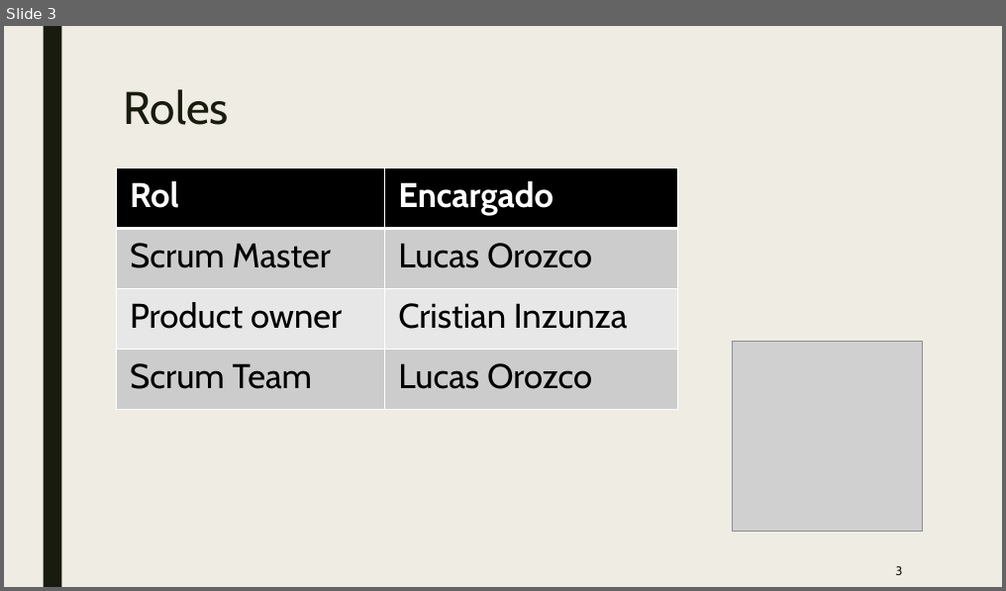
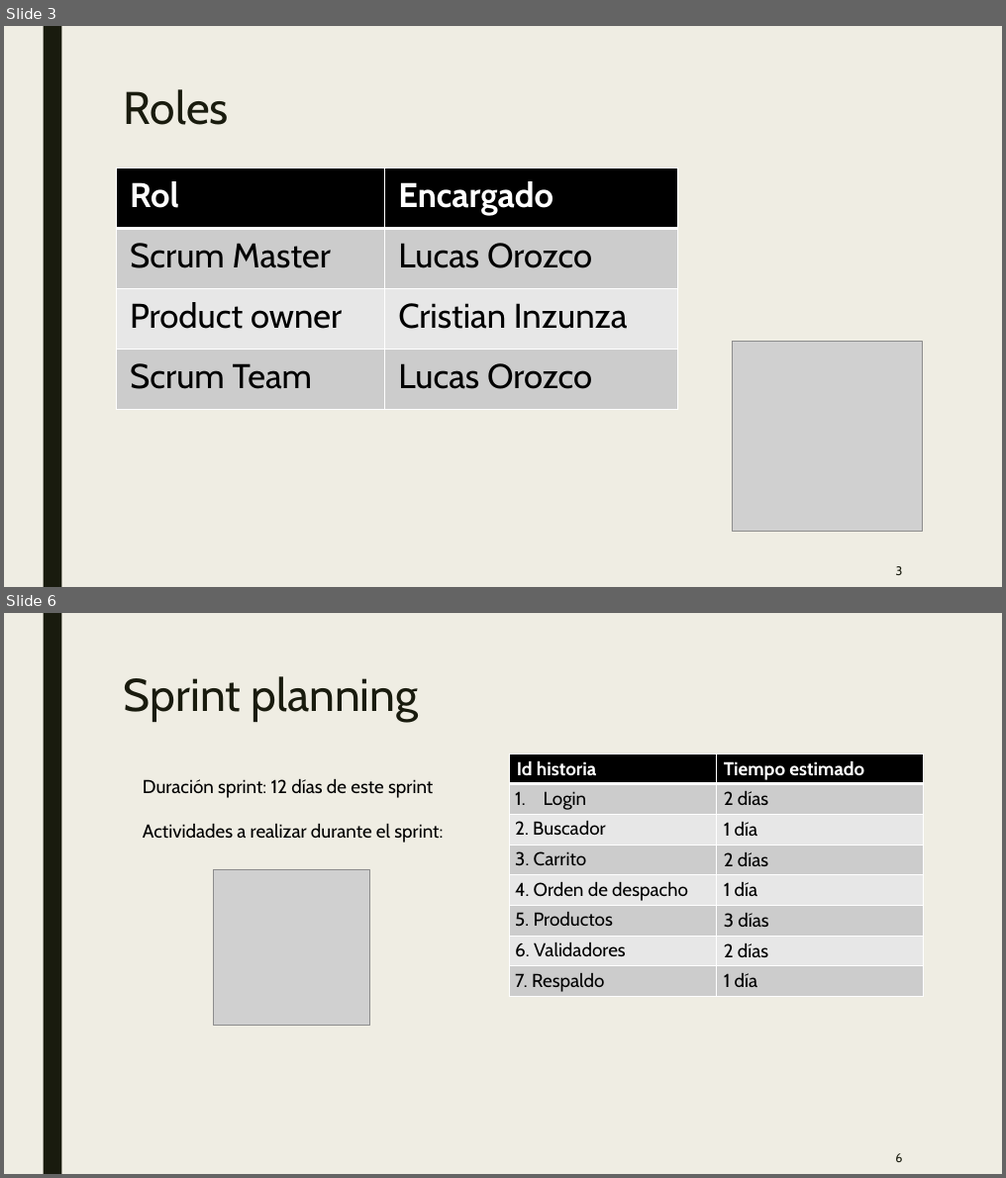
Before and after one commit to LucasOrozcoE/Evaluacion-sumativa3, a slide deck: actividad sumativa3.pptx. Shown one above the other, each under a label of ours: slide 3 before the commit, slides 3 and 6 after it; the slides between them are not shown. The pictures are 1006x591 and 1006x1178 pixels, drawn with LibreOffice and Linux fonts; fonts in the diff are those of the drawing; grey boxes stand for pictures. Boxes give left, top, right and bottom in pixels: in the first picture for what was removed or moved away, otherwise in the second. Text is boxed around its words. In the diff, an @@ line names an element or a change of style, - is before the commit and + after.

```diff
--- a/actividad sumativa3.pptx
+++ b/actividad sumativa3.pptx
@@ slide 6 added at box(4, 613, 1002, 1174), background #EFEDE3; not listed: 1 template element that a slide beside it also shows @@
@@ title added at box(124, 676, 418, 722), 44 pt, text #191B0E @@
+Sprint planning
@@ table added at box(509, 754, 923, 996), 8 rows, 2 columns @@
+Id historia | Tiempo estimado
+Login | 2 días
+2. Buscador | 1 día
+3. Carrito | 2 días
+4. Orden de despacho | 1 día
+5. Productos | 3 días
+6. Validadores | 2 días
+7. Respaldo | 1 día
@@ text added at box(143, 778, 443, 843), 18 pt, text #000000 @@
+Duración sprint: 12 días de este sprint
+Actividades a realizar durante el sprint:
@@ picture added at box(213, 869, 369, 1026) @@
@@ page number added at box(895, 1154, 902, 1162), 12 pt, text #191B0E @@
+6
```
Also in this commit, not shown: 3 slides changed, 2 other slides added, 2 slides removed.
